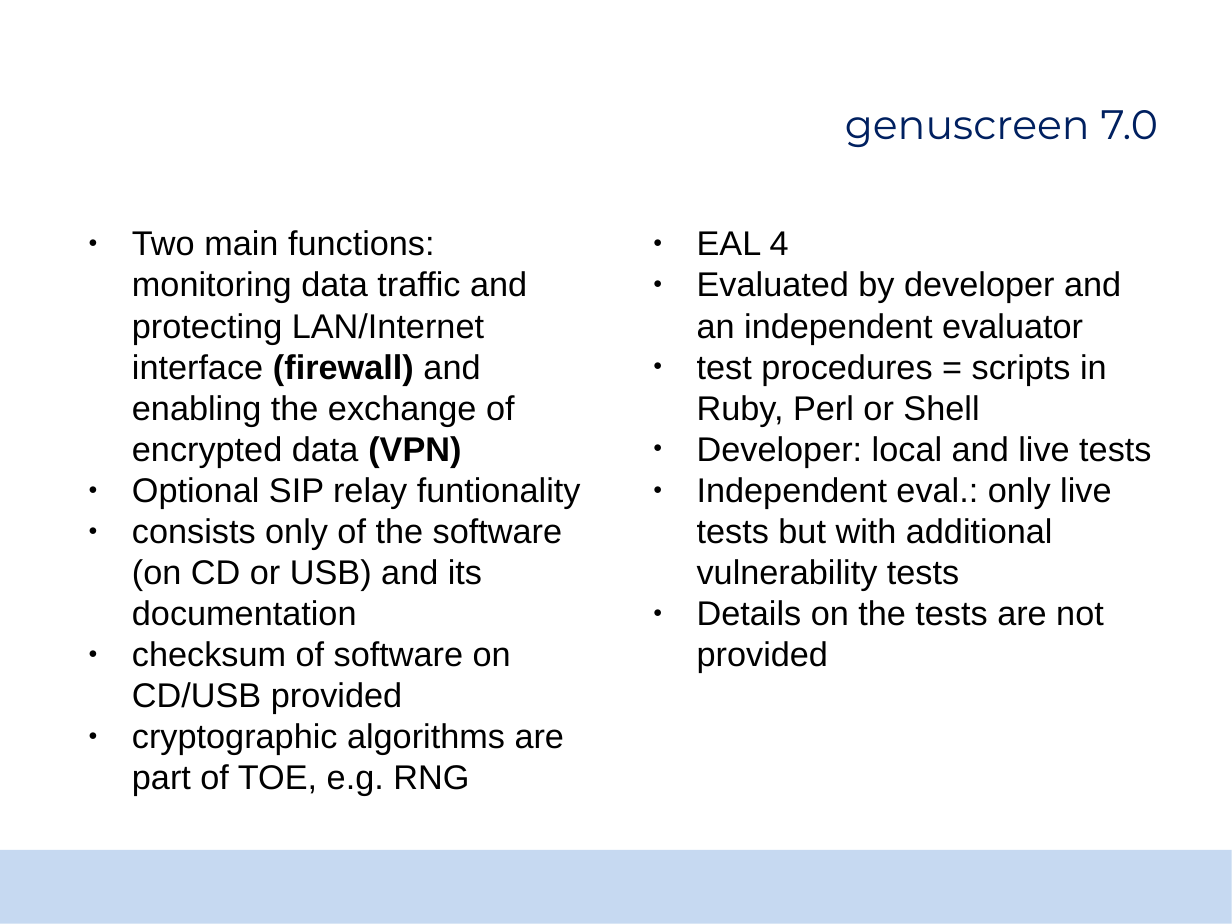
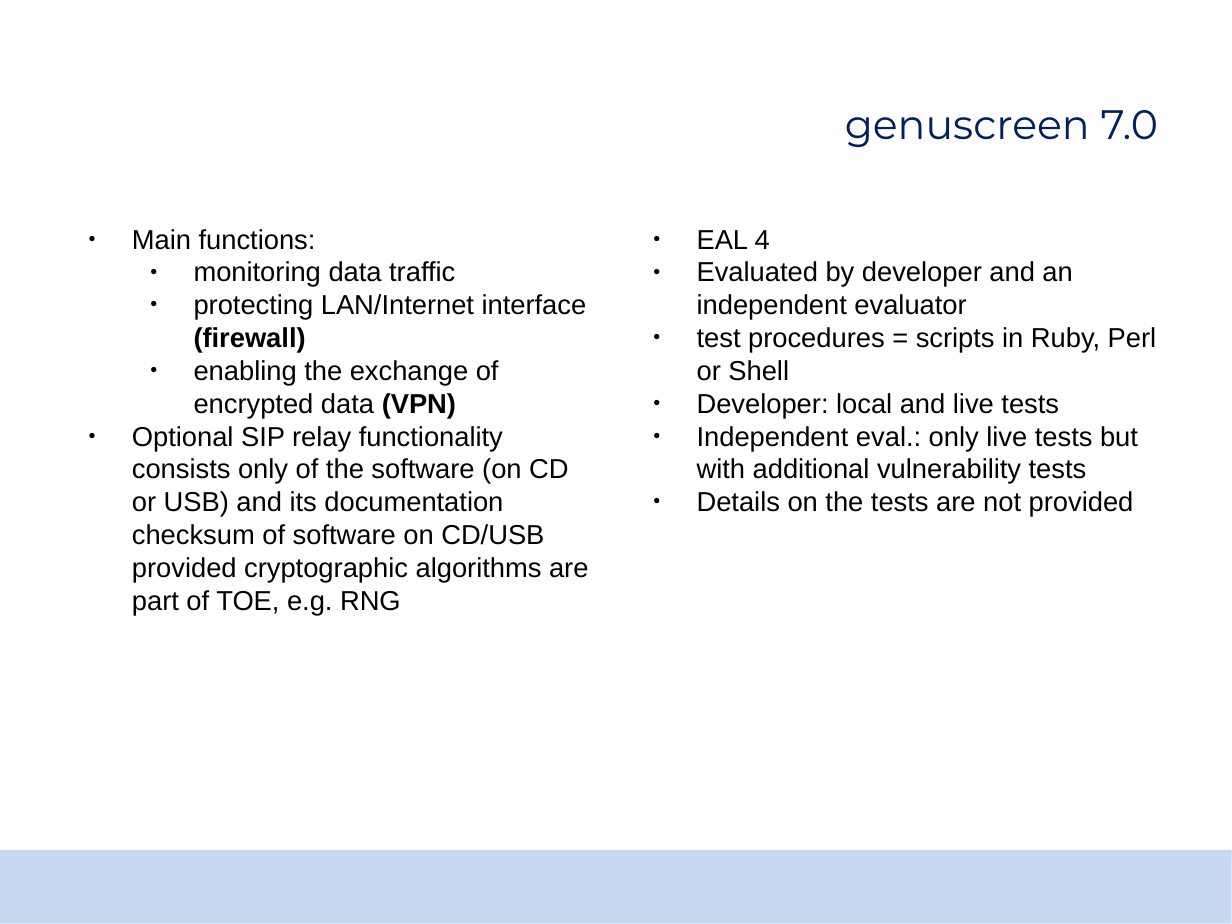
Before and after one commit to TomasMadeja/pv204_Team_Project_Supercalifragilisticexpialidocious, a slide deck: slide 8 of certificate_analysis/pv204_project_report.pptx. Drawn at 1232x924 pixels with LibreOffice and Linux fonts; fonts in the diff are those of the drawing; background and template pictures are left out. Boxes give left, top, right and bottom in pixels: in the first picture for what was removed or moved away, otherwise in the second. Text is boxed around its words. In the diff, an @@ line names an element or a change of style, - is before the commit and + after.

```diff
--- a/certificate_analysis/pv204_project_report.pptx
+++ b/certificate_analysis/pv204_project_report.pptx
@@ text at [132, 229, 588, 615]: text changed; size 20 to 16 pt @@
-● Two main functions: monitoring data traffic and protecting LAN/Internet interface (firewall) and enabling the exchange of encrypted data (VPN)
-● Optional SIP relay funtionality
-● consists only of the software (on CD or USB) and its documentation
-● checksum of software on CD/USB provided
-● cryptographic algorithms are part of TOE, e.g. RNG
+● Main functions:
+  ● monitoring data traffic
+  ● protecting LAN/Internet interface (firewall)
+  ● enabling the exchange of encrypted data (VPN)
+● Optional SIP relay functionality consists only of the software (on CD or USB) and its documentation checksum of software on CD/USB provided cryptographic algorithms are part of TOE, e.g. RNG
@@ text "EAL 4" at [697, 230, 1157, 517]: size 20 to 16 pt @@
```
Also in this commit, not shown: 12 other slides changed, 2 other files.
